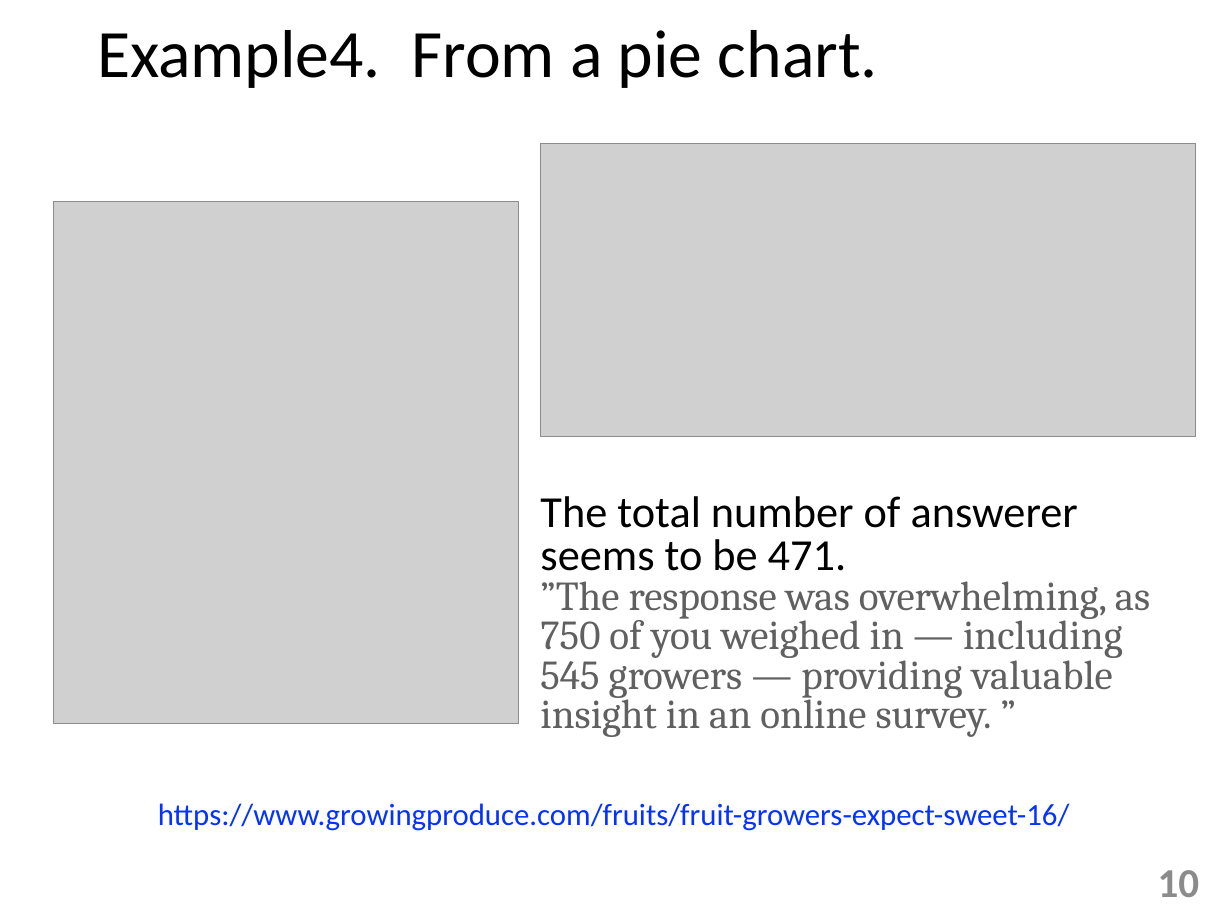
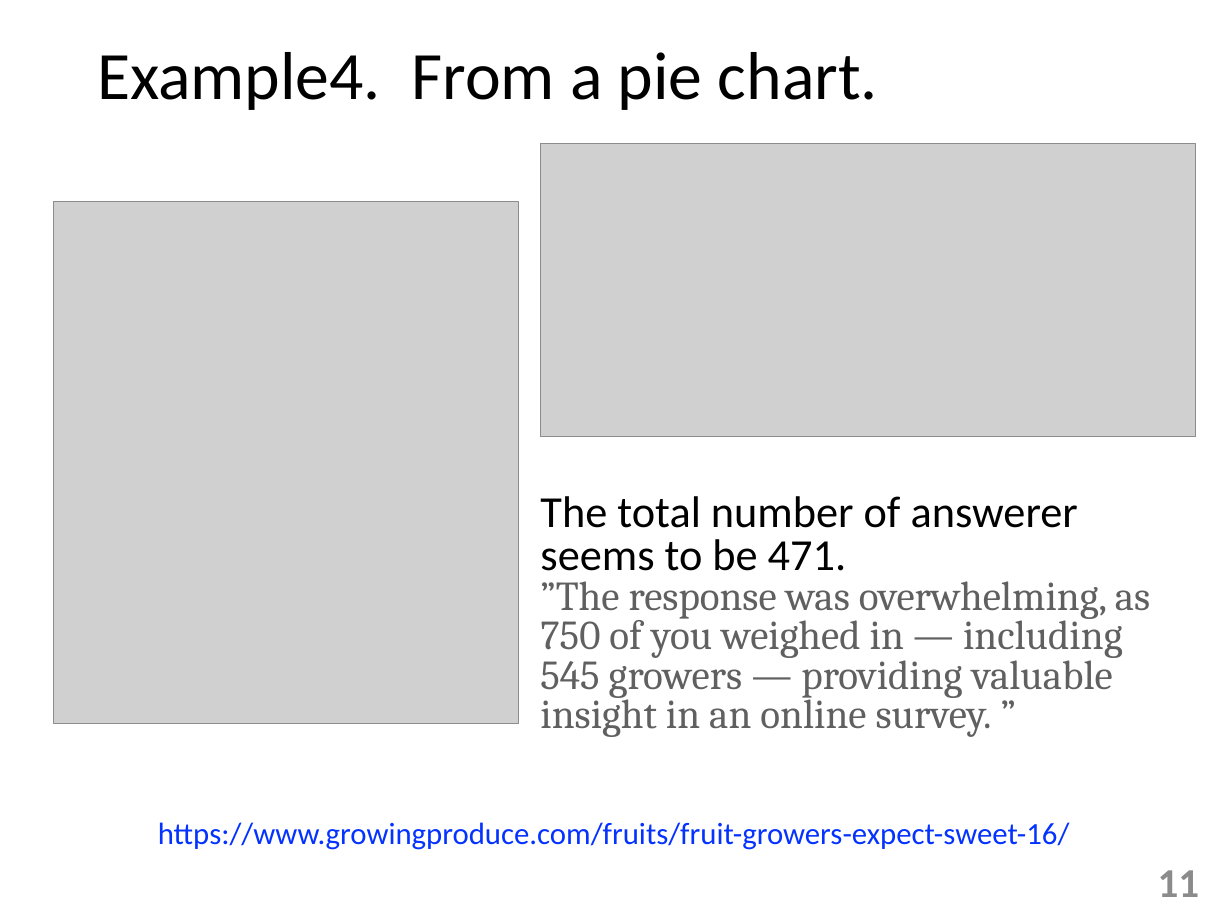
Before and after one commit to tulamili/App-denomfind, a slide deck: slide 11 of docs2/manipulation221022sat.pptx (slide 10 before the commit). Drawn at 1232x924 pixels with LibreOffice and Linux fonts; fonts in the diff are those of the drawing; grey boxes stand for pictures. Boxes give left, top, right and bottom in pixels: in the first picture for what was removed or moved away, otherwise in the second. Text is boxed around its words. In the diff, an @@ line names an element or a change of style, - is before the commit and + after.

```diff
--- a/docs2/manipulation221022sat.pptx
+++ b/docs2/manipulation221022sat.pptx
@@ title "Example4. From a pie chart.": place and size @@
-title "Example4. From a pie chart." at box(97, 30, 878, 88)
+title "Example4. From a pie chart." at box(97, 52, 878, 110)
@@ text "https://www.growingproduce.com/fruits/fruit-growers-expect-s ...": place and size @@
-text "https://www.growingproduce.com/fruits/fruit-growers-expect-s ..." at box(158, 803, 1070, 831)
+text "https://www.growingproduce.com/fruits/fruit-growers-expect-s ..." at box(158, 822, 1070, 850)
@@ page number at box(1158, 870, 1200, 897): text changed @@
-10
+11
```
Also in this commit, not shown: 5 other slides changed, 1 slide added, 1 other file.
